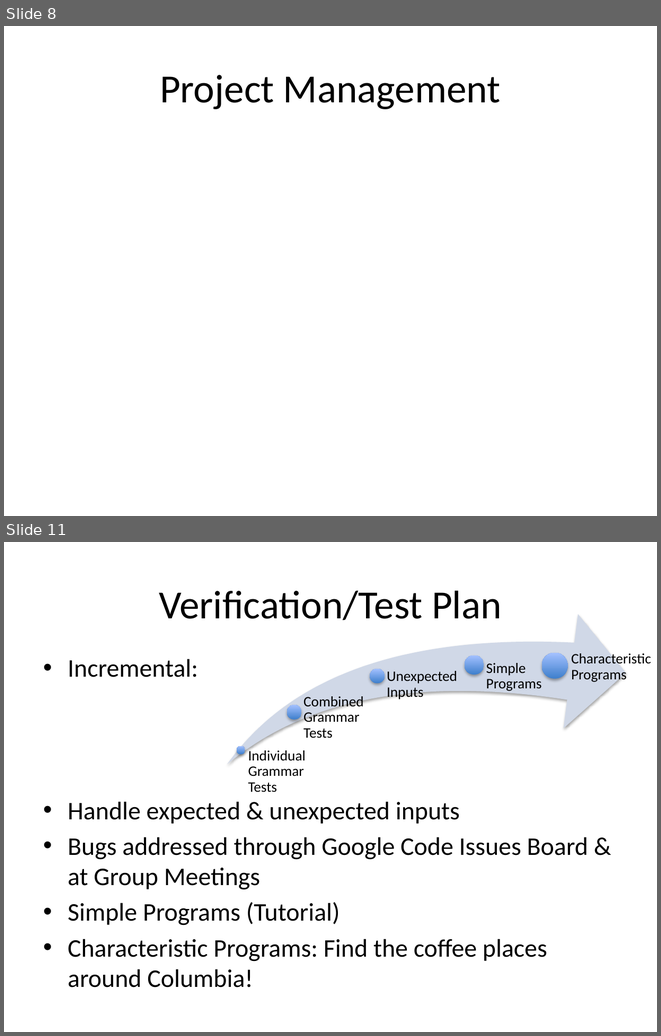
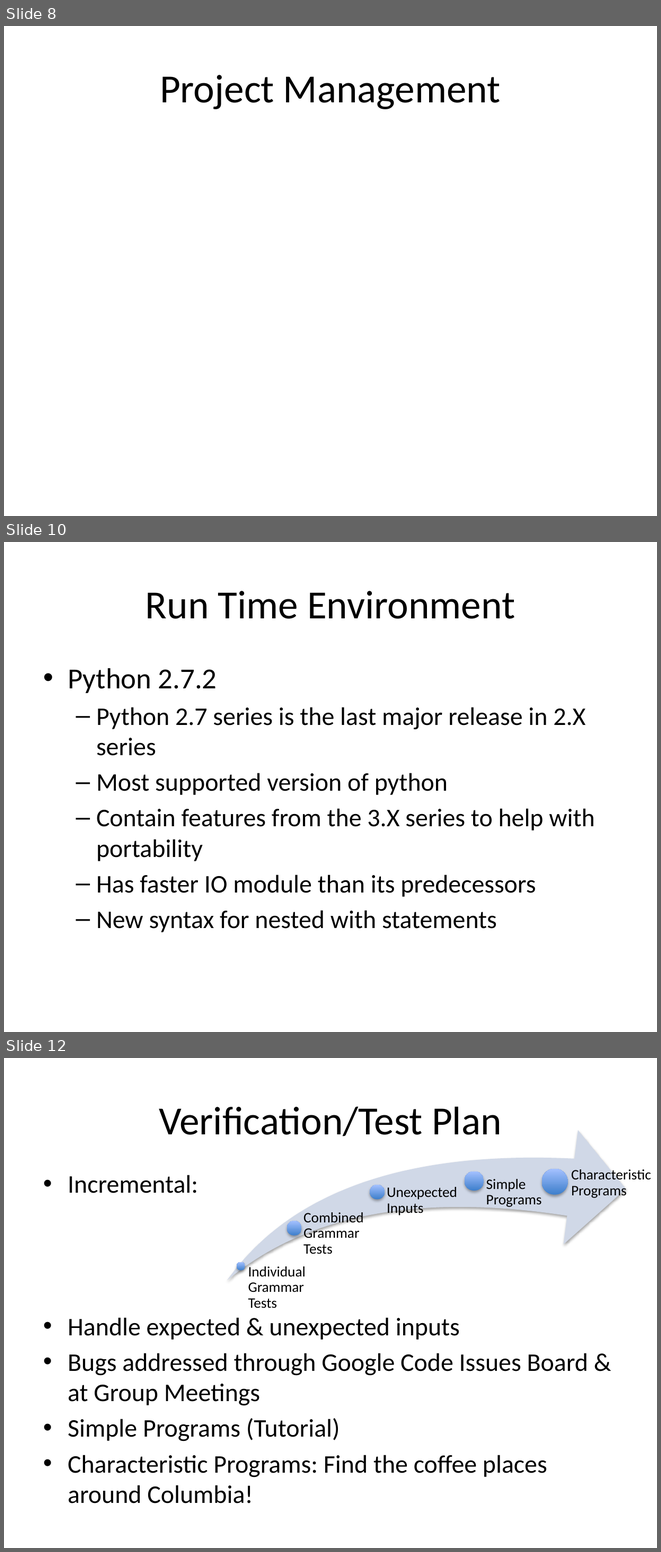
Before and after one commit to hi-itsnee/the-local-programming-language, a slide deck: docs/local_present.pptx. Shown one above the other, each under a label of ours: slides 8 and 11 before the commit, slides 8, 10 and 12 after it; the slides between them are not shown. The pictures are 661x1036 and 661x1552 pixels, drawn with LibreOffice and Linux fonts; fonts in the diff are those of the drawing. Boxes give left, top, right and bottom in pixels: in the first picture for what was removed or moved away, otherwise in the second. Text is boxed around its words. In the diff, an @@ line names an element or a change of style, - is before the commit and + after.

```diff
--- a/docs/local_present.pptx
+++ b/docs/local_present.pptx
@@ slide 10 added at (4, 542, 657, 1032), background #FFFFFF @@
@@ title added at (146, 591, 515, 619), 44 pt, text #000000 @@
+Run Time Environment
@@ text added at (68, 668, 594, 932), 28 pt, text #000000 @@
+• Python 2.7.2
+  – Python 2.7 series is the last major release in 2.X series
+  – Most supported version of python
+  – Contain features from the 3.X series to help with portability
+  – Has faster IO module than its predecessors
+  – New syntax for nested with statements
@@ what was slide 11 is now slide 12 @@
```
Also in this commit, not shown: 1 slide changed, 1 other slide added, 1 slide removed, 1 other file.
